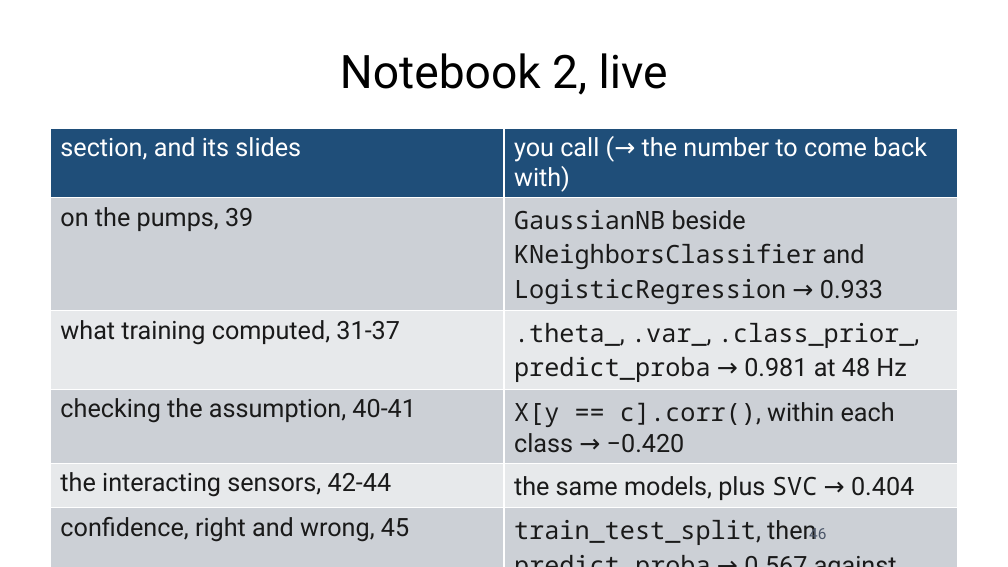
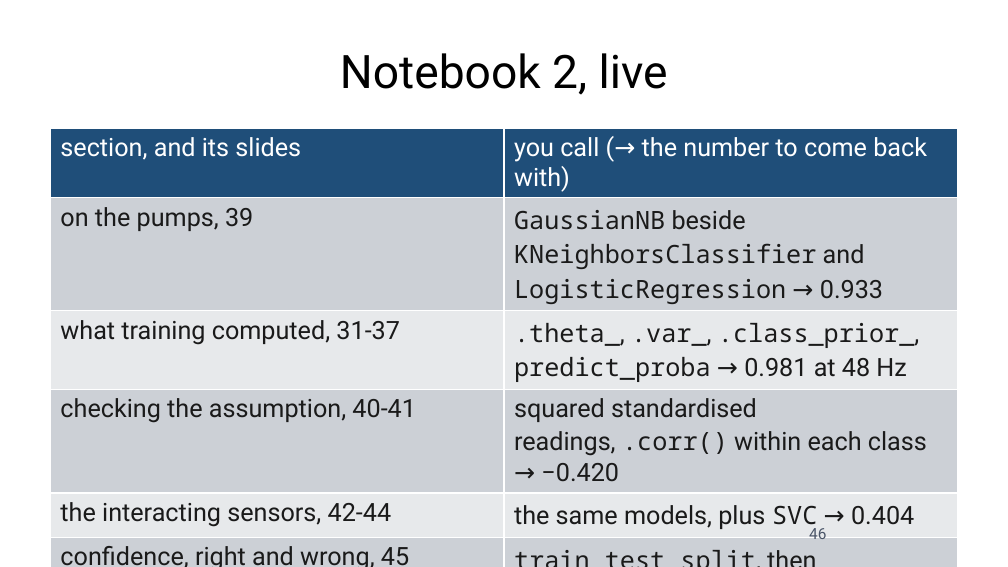
Before and after one commit to fabioantonini/technologies-for-artificial-intelligence, a slide deck: slide 46 of Lessons/06_knn_naive_bayes_svm/Slides/knn_naive_bayes_svm_slides.pptx. Drawn at 1008x567 pixels with LibreOffice and Linux fonts; fonts in the diff are those of the drawing; background and template pictures are left out. Boxes give left, top, right and bottom in pixels: in the first picture for what was removed or moved away, otherwise in the second. Text is boxed around its words. In the diff, an @@ line names an element or a change of style, - is before the commit and + after.

```diff
--- a/Lessons/06_knn_naive_bayes_svm/Slides/knn_naive_bayes_svm_slides.pptx
+++ b/Lessons/06_knn_naive_bayes_svm/Slides/knn_naive_bayes_svm_slides.pptx
@@ table at [50, 129, 958, 567] @@
-row 4, column 2: X[y == c].corr(), within each class → −0.420
+row 4, column 2: squared standardised readings, .corr() within each class → −0.420
```
Also in this commit, not shown: 6 other slides changed, 14 other files.
